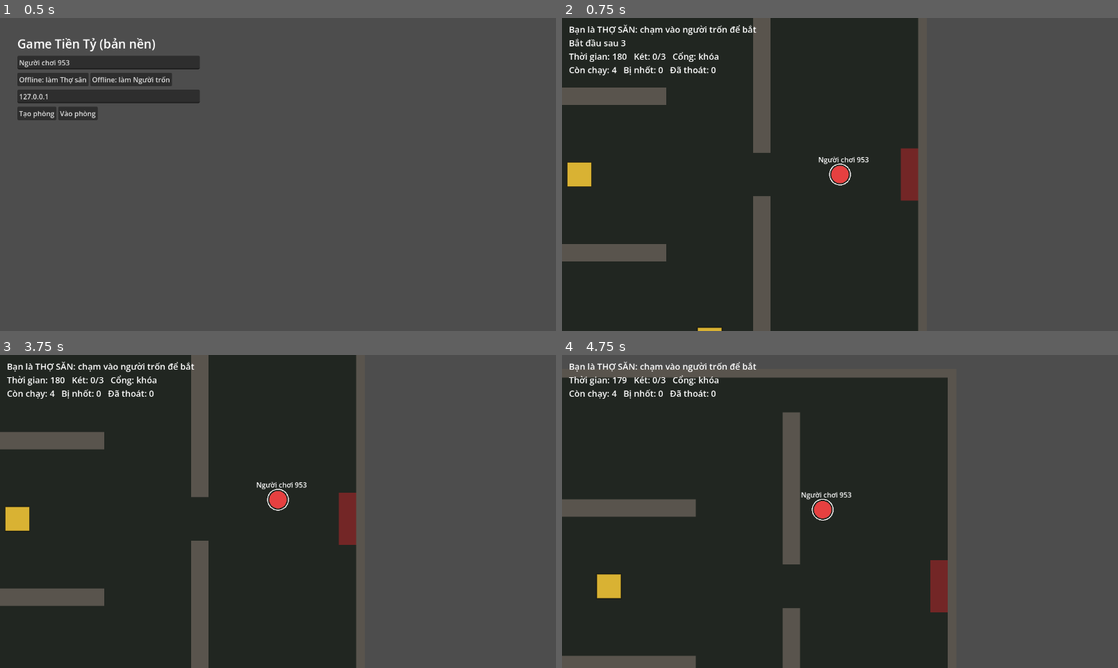
Above: before the commit, frames 1-4 (two rows, left to right).
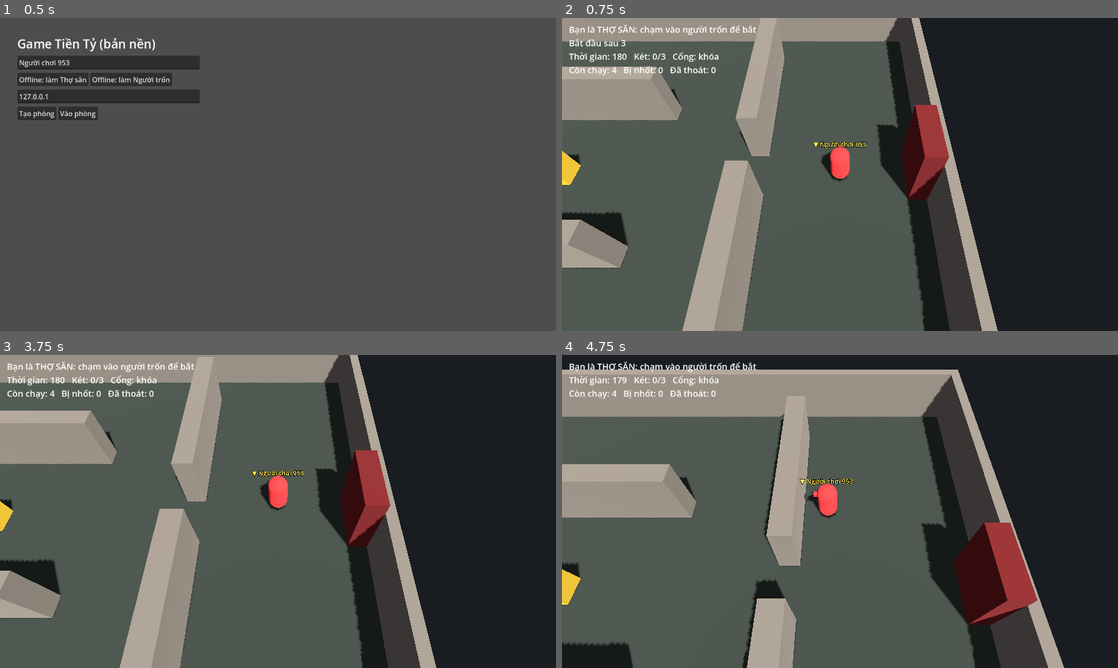
Above: after the commit, the same moments.

Repository: quanace11/gametienty
Game: Godot game, scene res://main.tscn
Two runs of this game, one before a commit and one after it. Both use one fixed random seed, a clock stepped at 60 frames per second and the inputs below.
Inputs:
- Up to frame 1 (0.5 s): no input
- Up to frame 2 (0.75 s): click "Offline: làm Thợ săn" at 0.5 s
- Up to frame 3 (3.75 s): tap Enter at 1.25, 2.75 s; hold D (move_right) 1.28-2.03 s; tap E (interact) at 1.35, 2.3, 2.85, 3.6 s; tap Space at 1.52, 2, 2.27, 3.5 s; hold S (move_down) 2.03-2.78 s; tap Shift (dash) at 2.1 s; hold D (move_right) 2.78-3.53 s; hold W (move_up) from 3.53 s (still down)
- Up to frame 4 (4.75 s): tap Space at 3.77, 4.52 s; release W (move_up) at 4.28 s; hold A (move_left) from 4.28 s (still down); tap Shift (dash) at 4.35 s; tap E (interact) at 4.55 s

Frame 1 is identical in both runs. In frame 2, 95% of the frame differs, in the area x 0-100%, y 0-100%; in frame 3, 95%; in frame 4, 95%.

Commit message:
Chuyen sang 3D, them CI kiem tra offline + online, tai lieu kien truc
Co-Authored-By: Claude Opus 5.5 (1M context) <noreply@anthropic.com>
Claude-Session: https://claude.ai/code/session_01PZHPhokRVwCGpRS8Jn3sKo

Diff:
--- a/AI/bot_input_source.gd
+++ b/AI/bot_input_source.gd
@@ -1,12 +1,14 @@
 class_name BotInputSource
 extends InputSource
-## Bot đơn giản, thay chỗ bàn phím. Chưa có NavMesh: đi thẳng tới mục tiêu,
+## Bot đơn giản, thay chỗ bàn phím. Làm việc trên mặt phẳng sàn (x, z):
+## get_move().x = trục x, get_move().y = trục z của thế giới.
+## Chưa có NavMesh: đi thẳng tới mục tiêu,
 ## kẹt tường thì rẽ ngẫu nhiên một lúc.
 ## Thợ săn: đuổi người trốn gần nhất. Người trốn: tới két chưa mở gần nhất
 ## đứng mở, cổng mở thì chạy ra cổng, thợ săn lại gần thì né.
 
-const FLEE_DIST := 180.0
-const ARRIVE_DIST := 8.0
+const FLEE_DIST := 3.6 # mét
+const ARRIVE_DIST := 1.2
 const STUCK_CHECK := 0.5
 const DETOUR_TIME := 0.8
 
@@ -27,29 +29,30 @@
 	if entity == null or entity.is_out() or rules == null or not rules.is_playing():
 		return
 
-	var target := entity.position
+	var me := entity.flat_position()
+	var target := me
 	if entity.is_hunter():
-		target = _nearest(_active_escapees().map(func(e: EntityBase) -> Vector2: return e.position), target)
+		target = _nearest(_active_escapees().map(func(e: EntityBase) -> Vector2: return e.flat_position()), target)
 	elif rules.gate_open:
 		target = _nearest(_positions(GameTypes.GROUP_EXIT_GATES), target)
 	else:
 		var safes := entity.get_tree().get_nodes_in_group(GameTypes.GROUP_SAFES).filter(
 			func(s: Interactable) -> bool: return rules.safe_progress.get(s.interactable_id, 1.0) < 1.0)
-		target = _nearest(safes.map(func(s: Node2D) -> Vector2: return s.global_position), target)
+		target = _nearest(safes.map(func(s: Node3D) -> Vector2: return _flat(s.global_position)), target)
 
-	var to_target := target - entity.position
+	var to_target := target - me
 	var dir := to_target.normalized() if to_target.length() > ARRIVE_DIST else Vector2.ZERO
 	if not entity.is_hunter():
 		for e: EntityBase in _hunters():
-			if entity.position.distance_to(e.position) < FLEE_DIST:
-				dir = (dir + (entity.position - e.position).normalized() * 1.5).normalized()
+			if me.distance_to(e.flat_position()) < FLEE_DIST:
+				dir = (dir + (me - e.flat_position()).normalized() * 1.5).normalized()
 
 	_check_timer += delta
 	if _check_timer >= STUCK_CHECK:
-		if dir != Vector2.ZERO and _detour_time <= 0.0 and entity.position.distance_to(_last_pos) < 15.0:
+		if dir != Vector2.ZERO and _detour_time <= 0.0 and me.distance_to(_last_pos) < 0.3:
 			_detour_time = DETOUR_TIME
 			_detour_dir = dir.rotated(randf_range(PI / 2.0, PI * 1.5))
-		_last_pos = entity.position
+		_last_pos = me
 		_check_timer = 0.0
 	if _detour_time > 0.0:
 		_detour_time -= delta
@@ -70,14 +73,18 @@
 
 
 func _positions(group: StringName) -> Array:
-	return entity.get_tree().get_nodes_in_group(group).map(func(n: Node2D) -> Vector2: return n.global_position)
+	return entity.get_tree().get_nodes_in_group(group).map(func(n: Node3D) -> Vector2: return _flat(n.global_position))
+
+
+func _flat(v: Vector3) -> Vector2:
+	return Vector2(v.x, v.z)
 
 
 func _nearest(points: Array, fallback: Vector2) -> Vector2:
 	var best := fallback
 	var best_d := INF
 	for p: Vector2 in points:
-		var d := entity.position.distance_to(p)
+		var d := entity.flat_position().distance_to(p)
 		if d < best_d:
 			best_d = d
 			best = p
--- a/Core/event_bus.gd
+++ b/Core/event_bus.gd
@@ -20,5 +20,5 @@
 
 # --- Nhóm 2: cục bộ ---
 ## Tiếng động cho AI "nghe": bước chân, va chạm, fail QTE...
-signal noise_made(position: Vector2, loudness: float)
-signal qte_failed(safe_id: int, position: Vector2)
+signal noise_made(position: Vector3, loudness: float)
+signal qte_failed(safe_id: int, position: Vector3)
--- a/Core/interfaces/entity_base.gd
+++ b/Core/interfaces/entity_base.gd
@@ -1,5 +1,5 @@
 class_name EntityBase
-extends CharacterBody2D
+extends CharacterBody3D
 ## Hợp đồng cho mọi nhân vật trong trận (người và bot, thợ săn và người trốn).
 ## Module Player kế thừa và cài đặt chi tiết. Core chỉ gọi các hàm dưới đây.
 
@@ -11,7 +11,7 @@
 
 
 ## Lớp con override thì phải gọi super(...).
-func setup(id: int, p_role: GameTypes.Role, p_name: String, pos: Vector2, local: bool) -> void:
+func setup(id: int, p_role: GameTypes.Role, p_name: String, pos: Vector3, local: bool) -> void:
 	peer_id = id
 	role = p_role
 	display_name = p_name
@@ -28,6 +28,7 @@
 
 
 ## Server gói trạng thái hiển thị gửi xuống client (vị trí, hướng, anim...).
+## Giữ gói nhỏ: gửi 20 lần/giây cho mỗi nhân vật.
 func get_snapshot() -> Variant:
 	return position
 
@@ -55,6 +56,11 @@
 	return GameTypes.is_out(state)
 
 
+## Vị trí trên mặt phẳng sàn (x, z), dùng cho khoảng cách, bot, minimap.
+func flat_position() -> Vector2:
+	return Vector2(global_position.x, global_position.z)
+
+
 func _on_any_state_changed(id: int, _old: GameTypes.PlayerState, new_state: GameTypes.PlayerState) -> void:
 	if id == peer_id:
 		state = new_state
--- a/Core/interfaces/input_source.gd
+++ b/Core/interfaces/input_source.gd
@@ -19,9 +19,17 @@
 	pass
 
 
-## Hướng di chuyển, độ dài tối đa 1.
+## Hướng di chuyển trên cần analog / WASD, độ dài tối đa 1.
+## x: trái/phải, y: lên/xuống màn hình (y âm = đi tới). Nhân vật tự xoay
+## theo get_aim_yaw() để ra hướng trong thế giới 3D.
 func get_move() -> Vector2:
 	return Vector2.ZERO
+
+
+## Góc xoay camera quanh trục Y (radian). Camera cố định thì luôn 0.
+## Có sẵn trong gói input gửi lên server để sau này xoay camera không phải sửa mạng.
+func get_aim_yaw() -> float:
+	return 0.0
 
 
 func is_pressed(_action: StringName) -> bool:
--- a/Core/interfaces/interactable.gd
+++ b/Core/interfaces/interactable.gd
@@ -1,5 +1,5 @@
 class_name Interactable
-extends Area2D
+extends Area3D
 ## Vật thể tương tác (két, cổng, nhà tù...). Luật chạy trên server: mỗi physics
 ## frame khi trận đang chơi, interact_tick() nhận các nhân vật đang đứng trong
 ## vùng và thỏa can_interact(). Lớp con override _ready() thì phải gọi super().
--- a/Core/interfaces/map_base.gd
+++ b/Core/interfaces/map_base.gd
@@ -1,15 +1,15 @@
 class_name MapBase
-extends Node2D
+extends Node3D
 ## Hợp đồng cho bản đồ. Bản đồ tự tạo tường, két (Interactable có
 ## interactable_id = 0, 1, 2...), cổng, nhà tù và gắn group trong GameTypes.
 
 
-func get_hunter_spawn() -> Vector2:
-	return Vector2.ZERO
+func get_hunter_spawn() -> Vector3:
+	return Vector3.ZERO
 
 
-func get_escapee_spawns() -> Array[Vector2]:
-	return [Vector2.ZERO]
+func get_escapee_spawns() -> Array[Vector3]:
+	return [Vector3.ZERO]
 
 
 func get_safe_count() -> int:
--- a/Core/main.gd
+++ b/Core/main.gd
@@ -17,7 +17,7 @@
 
 var args := {}
 var match_time := 180.0
-var current_match: Node2D
+var current_match: Node3D
 var menu: CanvasLayer
 
 
--- a/Core/match/match.gd
+++ b/Core/match/match.gd
@@ -1,4 +1,4 @@
-extends Node2D
+extends Node3D
 ## Một trận đấu: dựng bản đồ, tạo nhân vật, chuyển input lên server và
 ## vị trí xuống client. Luật nằm ở GameState/MatchRules và trong các module.
 
@@ -22,7 +22,7 @@
 	add_child(map)
 	GameState.begin(info, map.get_safe_count())
 
-	var entities_node := Node2D.new()
+	var entities_node := Node3D.new()
 	entities_node.name = "Entities"
 	add_child(entities_node)
 	var roles: Dictionary = info["roles"]
@@ -39,11 +39,6 @@
 		e.setup(id, roles[id], info["names"][id], pos, id == _my_id)
 		entities_node.add_child(e)
 		entities[id] = e
-		if id == _my_id:
-			var cam := Camera2D.new()
-			cam.position_smoothing_enabled = true
-			e.add_child(cam)
-			cam.make_current()
 
 	if entities.has(_my_id):
 		_local_input = load(ModuleRegistry.BOT_INPUT if Net.bot else ModuleRegistry.LOCAL_INPUT).new()
@@ -75,7 +70,7 @@
 		_input_timer -= delta
 		if _input_timer <= 0.0:
 			_input_timer = INPUT_INTERVAL
-			_submit_input.rpc_id(1, _local_input.get_move(), _local_input.get_buttons())
+			_submit_input.rpc_id(1, _local_input.get_move(), _local_input.get_buttons(), _local_input.get_aim_yaw())
 
 	if multiplayer.is_server():
 		for id: int in entities:
@@ -100,13 +95,14 @@
 
 
 @rpc("any_peer", "unreliable_ordered")
-func _submit_input(move: Vector2, buttons: int) -> void:
+func _submit_input(move: Vector2, buttons: int, aim_yaw: float) -> void:
 	if not multiplayer.is_server():
 		return
 	var src = input_sources.get(multiplayer.get_remote_sender_id())
 	if src is NetworkInputSource:
 		src.move = move.limit_length(1.0) # không tin client
 		src.buttons = buttons
+		src.aim_yaw = wrapf(aim_yaw, -PI, PI)
 
 
 @rpc("authority", "unreliable_ordered")
--- a/Core/network/network_input_source.gd
+++ b/Core/network/network_input_source.gd
@@ -4,12 +4,17 @@
 
 var move := Vector2.ZERO
 var buttons := 0
+var aim_yaw := 0.0
 
 
 func get_move() -> Vector2:
 	return move
 
 
+func get_aim_yaw() -> float:
+	return aim_yaw
+
+
 func is_pressed(action: StringName) -> bool:
 	var i := ACTIONS.find(action)
 	return i >= 0 and (buttons & (1 << i)) != 0
--- a/Objects/exit_gate.gd
+++ b/Objects/exit_gate.gd
@@ -2,18 +2,31 @@
 extends Interactable
 ## Cổng thoát: khóa cho tới khi đủ két. Mở rồi thì người trốn bước vào là thoát.
 
-var size := Vector2(40, 120)
+const SIZE := Vector3(0.8, 3.0, 2.4)
+
+var _material: StandardMaterial3D
 
 
 func _ready() -> void:
 	super()
 	add_to_group(GameTypes.GROUP_EXIT_GATES)
-	var shape := CollisionShape2D.new()
-	var rect := RectangleShape2D.new()
-	rect.size = size + Vector2(20, 20)
-	shape.shape = rect
+	var shape := CollisionShape3D.new()
+	var box := BoxShape3D.new()
+	box.size = SIZE + Vector3(0.8, 0, 0.4)
+	shape.shape = box
+	shape.position.y = SIZE.y / 2
 	add_child(shape)
-	EventBus.gate_opened.connect(queue_redraw)
+
+	_material = StandardMaterial3D.new()
+	_material.albedo_color = Color(0.45, 0.15, 0.15)
+	var mesh := BoxMesh.new()
+	mesh.size = SIZE
+	mesh.material = _material
+	var mi := MeshInstance3D.new()
+	mi.mesh = mesh
+	mi.position.y = SIZE.y / 2
+	add_child(mi)
+	EventBus.gate_opened.connect(func() -> void: _material.albedo_color = Color(0.2, 0.85, 0.35))
 
 
 func can_interact(entity: EntityBase) -> bool:
@@ -23,8 +36,3 @@
 func interact_tick(users: Array[EntityBase], _delta: float) -> void:
 	for e in users:
 		GameState.server_set_player_state(e.peer_id, GameTypes.PlayerState.ESCAPED)
-
-
-func _draw() -> void:
-	var open := GameState.rules != null and GameState.rules.gate_open
-	draw_rect(Rect2(-size / 2, size), Color(0.2, 0.85, 0.35) if open else Color(0.45, 0.15, 0.15))
--- a/Objects/maps/test_map.gd
+++ b/Objects/maps/test_map.gd
@@ -1,35 +1,35 @@
 extends MapBase
-## Bản đồ thử 1600x1000. Sau này thay bằng scene vẽ trong editor (TileMap).
+## Bản đồ thử 32 x 20 m, dựng bằng khối hộp. Sau này thay bằng scene dựng
+## trong editor (GridMap / model), giữ nguyên các hàm của MapBase.
 
-const SIZE := Vector2(1600, 1000)
+const SIZE := Vector2(32, 20) # x, z
+const WALL_HEIGHT := 2.5
+## Tường trên mặt sàn: Rect2(x, z, rộng theo x, sâu theo z), đơn vị mét.
 const WALLS := [
 	# Viền
-	Rect2(0, 0, 1600, 20), Rect2(0, 980, 1600, 20),
-	Rect2(0, 0, 20, 1000), Rect2(1580, 0, 20, 1000),
+	Rect2(0, 0, 32, 0.4), Rect2(0, 19.6, 32, 0.4),
+	Rect2(0, 0, 0.4, 20), Rect2(31.6, 0, 0.4, 20),
 	# Chướng ngại
-	Rect2(300, 150, 40, 300), Rect2(300, 600, 40, 250),
-	Rect2(600, 300, 400, 40), Rect2(600, 660, 400, 40),
-	Rect2(1200, 100, 40, 350), Rect2(1200, 550, 40, 350),
+	Rect2(6, 3, 0.8, 6), Rect2(6, 12, 0.8, 5),
+	Rect2(12, 6, 8, 0.8), Rect2(12, 13.2, 8, 0.8),
+	Rect2(24, 2, 0.8, 7), Rect2(24, 11, 0.8, 7),
 ]
-const SAFES := [Vector2(450, 120), Vector2(800, 500), Vector2(1100, 880)]
-const EXIT_GATE := Vector2(1560, 500)
-const HUNTER_SPAWN := Vector2(1400, 500)
-const ESCAPEE_SPAWNS: Array[Vector2] = [Vector2(120, 200), Vector2(120, 400), Vector2(120, 600), Vector2(120, 800)]
+const SAFES := [Vector3(9, 0, 2.6), Vector3(16, 0, 10), Vector3(22, 0, 17.4)]
+const EXIT_GATE := Vector3(31.2, 0, 10)
+const HUNTER_SPAWN := Vector3(28, 0.05, 10)
+const ESCAPEE_SPAWNS: Array[Vector3] = [
+	Vector3(2.4, 0.05, 4), Vector3(2.4, 0.05, 8), Vector3(2.4, 0.05, 12), Vector3(2.4, 0.05, 16),
+]
 
 const SafeScript = preload("res://Objects/safe.gd")
 const ExitGateScript = preload("res://Objects/exit_gate.gd")
 
 
 func _ready() -> void:
+	_add_box(Vector3(SIZE.x / 2, -0.1, SIZE.y / 2), Vector3(SIZE.x, 0.2, SIZE.y), Color(0.22, 0.25, 0.22))
 	for r: Rect2 in WALLS:
-		var body := StaticBody2D.new()
-		var shape := CollisionShape2D.new()
-		var rect := RectangleShape2D.new()
-		rect.size = r.size
-		shape.shape = rect
-		body.position = r.get_center()
-		body.add_child(shape)
-		add_child(body)
+		var center := r.get_center()
+		_add_box(Vector3(center.x, WALL_HEIGHT / 2, center.y), Vector3(r.size.x, WALL_HEIGHT, r.size.y), Color(0.5, 0.47, 0.42))
 	for i in SAFES.size():
 		var safe: Interactable = SafeScript.new()
 		safe.interactable_id = i
@@ -38,21 +38,51 @@
 	var gate: Interactable = ExitGateScript.new()
 	gate.position = EXIT_GATE
 	add_child(gate)
+	_add_lighting()
 
 
-func get_hunter_spawn() -> Vector2:
+func _add_box(center: Vector3, size: Vector3, color: Color) -> void:
+	var body := StaticBody3D.new()
+	body.position = center
+	var shape := CollisionShape3D.new()
+	var box := BoxShape3D.new()
+	box.size = size
+	shape.shape = box
+	body.add_child(shape)
+	var mesh := BoxMesh.new()
+	mesh.size = size
+	var mat := StandardMaterial3D.new()
+	mat.albedo_color = color
+	mesh.material = mat
+	var mi := MeshInstance3D.new()
+	mi.mesh = mesh
+	body.add_child(mi)
+	add_child(body)
+
+
+func _add_lighting() -> void:
+	var sun := DirectionalLight3D.new()
+	sun.rotation_degrees = Vector3(-55, 30, 0)
+	sun.shadow_enabled = true
+	add_child(sun)
+	var env := Environment.new()
+	env.background_mode = Environment.BG_COLOR
+	env.background_color = Color(0.1, 0.11, 0.13)
+	env.ambient_light_source = Environment.AMBIENT_SOURCE_COLOR
+	env.ambient_light_color = Color(0.6, 0.6, 0.65)
+	env.ambient_light_energy = 0.6
+	var world_env := WorldEnvironment.new()
+	world_env.environment = env
+	add_child(world_env)
+
+
+func get_hunter_spawn() -> Vector3:
 	return HUNTER_SPAWN
 
 
-func get_escapee_spawns() -> Array[Vector2]:
+func get_escapee_spawns() -> Array[Vector3]:
 	return ESCAPEE_SPAWNS
 
 
 func get_safe_count() -> int:
 	return SAFES.size()
-
-
-func _draw() -> void:
-	draw_rect(Rect2(Vector2.ZERO, SIZE), Color(0.13, 0.15, 0.13))
-	for r: Rect2 in WALLS:
-		draw_rect(r, Color(0.35, 0.33, 0.3))
--- a/Objects/safe.gd
+++ b/Objects/safe.gd
@@ -1,26 +1,59 @@
 class_name Safe
 extends Interactable
-## Két sắt: người trốn đứng trong vùng để mở. Càng đông mở càng nhanh.
+## Két sắt: người trốn đứng sát két để mở. Càng đông mở càng nhanh.
 ## Chưa có QTE (việc tiếp theo của module Objects).
 
 const UNLOCK_TIME := 4.0 # giây, một người
 const SPEED_BY_COUNT := [0.0, 1.0, 1.5, 2.0] # 0, 1, 2, 3+ người
-const SIZE := Vector2(56, 56)
+const SIZE := Vector3(1.0, 1.2, 1.0)
+const REACH := 0.9 # đứng cách mép két bao xa thì mở được
 
 var _progress := 0.0 # chỉ server dùng
+var _material: StandardMaterial3D
+var _label: Label3D
 
 
 func _ready() -> void:
 	super()
 	add_to_group(GameTypes.GROUP_SAFES)
-	var shape := CollisionShape2D.new()
-	var rect := RectangleShape2D.new()
-	rect.size = SIZE
-	shape.shape = rect
-	add_child(shape)
+
+	var area_shape := CollisionShape3D.new()
+	var area_box := BoxShape3D.new()
+	area_box.size = SIZE + Vector3(REACH * 2, 1.0, REACH * 2)
+	area_shape.shape = area_box
+	area_shape.position.y = SIZE.y / 2
+	add_child(area_shape)
+
+	# Thân két chắn đường như tường.
+	var body := StaticBody3D.new()
+	var body_shape := CollisionShape3D.new()
+	var body_box := BoxShape3D.new()
+	body_box.size = SIZE
+	body_shape.shape = body_box
+	body_shape.position.y = SIZE.y / 2
+	body.add_child(body_shape)
+	add_child(body)
+
+	_material = StandardMaterial3D.new()
+	_material.albedo_color = Color(0.85, 0.7, 0.2)
+	var mesh := BoxMesh.new()
+	mesh.size = SIZE
+	mesh.material = _material
+	var mi := MeshInstance3D.new()
+	mi.mesh = mesh
+	mi.position.y = SIZE.y / 2
+	add_child(mi)
+
+	_label = Label3D.new()
+	_label.billboard = BaseMaterial3D.BILLBOARD_ENABLED
+	_label.position.y = SIZE.y + 0.5
+	_label.font_size = 48
+	add_child(_label)
+
 	EventBus.safe_progress_changed.connect(func(id: int, _p: float) -> void:
 		if id == interactable_id:
-			queue_redraw())
+			_refresh())
+	_refresh()
 
 
 func can_interact(entity: EntityBase) -> bool:
@@ -35,12 +68,12 @@
 	GameState.server_set_safe_progress(interactable_id, _progress)
 
 
-func _draw() -> void:
+func _refresh() -> void:
 	var p := 0.0
 	if GameState.rules:
 		p = GameState.rules.safe_progress.get(interactable_id, 0.0)
-	var r := Rect2(-SIZE / 2, SIZE)
-	draw_rect(r, Color(0.2, 0.75, 0.35) if p >= 1.0 else Color(0.85, 0.7, 0.2))
-	draw_rect(r, Color(0, 0, 0, 0.5), false, 2)
-	if p > 0.0 and p < 1.0:
-		draw_rect(Rect2(r.position + Vector2(0, -12), Vector2(SIZE.x * p, 6)), Color.WHITE)
+	if p >= 1.0:
+		_material.albedo_color = Color(0.2, 0.75, 0.35)
+		_label.text = "Đã mở"
+	else:
+		_label.text = "Két %d%%" % roundi(p * 100)
--- /dev/null
+++ b/Player/follow_camera.gd
@@ -0,0 +1,20 @@
+extends Camera3D
+## Camera nhìn chéo từ trên xuống, bám theo nhân vật của máy này.
+## Không xoay theo nhân vật (top_level). Muốn camera xoay thì trả góc qua
+## LocalInputSource.get_aim_yaw() để server tính hướng đi cho đúng.
+
+const OFFSET := Vector3(0, 11, 7)
+const FOLLOW_SPEED := 8.0
+
+
+func _ready() -> void:
+	top_level = true
+	fov = 55
+	global_position = get_parent().global_position + OFFSET
+	look_at(get_parent().global_position)
+	make_current()
+
+
+func _process(delta: float) -> void:
+	var target: Vector3 = get_parent().global_position + OFFSET
+	global_position = global_position.lerp(target, minf(1.0, delta * FOLLOW_SPEED))
--- a/Player/player_character.gd
+++ b/Player/player_character.gd
@@ -1,43 +1,91 @@
 class_name PlayerCharacter
 extends EntityBase
-## Nhân vật mặc định: di chuyển 8 hướng, thợ săn chạm là bắt.
+## Nhân vật mặc định (3D): di chuyển 8 hướng trên mặt sàn, có trọng lực,
+## quay mặt theo hướng chạy, thợ săn chạm là bắt.
 ## Bản nền: chạm là nhốt luôn. Sau này thay bằng đánh -> DOWNED -> vác -> nhà tù.
+## Hình dạng tạm là khối capsule; thay bằng model + AnimationTree sau.
 
-const HUNTER_SPEED := 240.0
-const ESCAPEE_SPEED := 210.0
-const HUNTER_RADIUS := 20.0
-const ESCAPEE_RADIUS := 16.0 # người trốn chậm hơn nhưng hitbox nhỏ hơn
-const CATCH_DIST := 42.0
+const HUNTER_SPEED := 4.8 # m/s
+const ESCAPEE_SPEED := 4.2
+const HUNTER_RADIUS := 0.4
+const ESCAPEE_RADIUS := 0.32 # người trốn chậm hơn nhưng hitbox nhỏ hơn
+const HEIGHT := 1.7
+const CATCH_DIST := 0.9
+const GRAVITY := 20.0
+const TURN_SPEED := 12.0
 const LERP_SPEED := 15.0
 
-var _target_pos := Vector2.ZERO
+const HUNTER_COLOR := Color(0.9, 0.25, 0.25)
+const ESCAPEE_COLOR := Color(0.3, 0.6, 1.0)
+const OUT_COLOR := Color(0.45, 0.45, 0.45)
+
+var _target_pos := Vector3.ZERO
+var _target_yaw := 0.0
+var _body_mesh: MeshInstance3D
+var _material: StandardMaterial3D
 
 
-func setup(id: int, p_role: GameTypes.Role, p_name: String, pos: Vector2, local: bool) -> void:
+func setup(id: int, p_role: GameTypes.Role, p_name: String, pos: Vector3, local: bool) -> void:
 	super(id, p_role, p_name, pos, local)
 	_target_pos = pos
 	collision_layer = 2 # nhân vật
-	collision_mask = 1 # chỉ va vào tường, không chặn nhau
-	var shape := CollisionShape2D.new()
-	var circle := CircleShape2D.new()
-	circle.radius = _radius()
-	shape.shape = circle
+	collision_mask = 1 # chỉ va vào tường/sàn, không chặn nhau
+	_build_body()
+	if local:
+		add_child(load("res://Player/follow_camera.gd").new())
+
+
+func _build_body() -> void:
+	var shape := CollisionShape3D.new()
+	var capsule := CapsuleShape3D.new()
+	capsule.radius = _radius()
+	capsule.height = HEIGHT
+	shape.shape = capsule
+	shape.position.y = HEIGHT / 2.0 # gốc nhân vật ở dưới chân
 	add_child(shape)
-	var label := Label.new()
-	label.text = p_name
-	label.position = Vector2(-50, -_radius() - 26)
-	label.size = Vector2(100, 20)
-	label.horizontal_alignment = HORIZONTAL_ALIGNMENT_CENTER
+
+	_material = StandardMaterial3D.new()
+	_material.albedo_color = HUNTER_COLOR if is_hunter() else ESCAPEE_COLOR
+	var mesh := CapsuleMesh.new()
+	mesh.radius = _radius()
+	mesh.height = HEIGHT
+	mesh.material = _material
+	_body_mesh = MeshInstance3D.new()
+	_body_mesh.mesh = mesh
+	_body_mesh.position.y = HEIGHT / 2.0
+	add_child(_body_mesh)
+
+	# Mũi nhỏ phía trước để thấy hướng nhìn.
+	var nose := MeshInstance3D.new()
+	var nose_mesh := BoxMesh.new()
+	nose_mesh.size = Vector3(0.15, 0.15, 0.3)
+	nose_mesh.material = _material
+	nose.mesh = nose_mesh
+	nose.position = Vector3(0, HEIGHT * 0.25, -_radius())
+	_body_mesh.add_child(nose)
+
+	var label := Label3D.new()
+	label.text = ("▼ " if is_local else "") + display_name
+	label.billboard = BaseMaterial3D.BILLBOARD_ENABLED
+	label.position.y = HEIGHT + 0.4
+	label.font_size = 48
+	label.modulate = Color(1, 0.9, 0.3) if is_local else Color.WHITE
 	add_child(label)
 
 
-func server_move(input: InputSource, _delta: float) -> void:
+func server_move(input: InputSource, delta: float) -> void:
 	if is_out():
-		velocity = Vector2.ZERO
+		velocity = Vector3.ZERO
 		return
 	var speed := HUNTER_SPEED if is_hunter() else ESCAPEE_SPEED
-	velocity = input.get_move().limit_length(1.0) * speed
+	var move := input.get_move().limit_length(1.0)
+	var dir := Vector3(move.x, 0, move.y).rotated(Vector3.UP, input.get_aim_yaw())
+	velocity.x = dir.x * speed
+	velocity.z = dir.z * speed
+	velocity.y = 0.0 if is_on_floor() else velocity.y - GRAVITY * delta
 	move_and_slide()
+	if dir.length_squared() > 0.01:
+		rotation.y = lerp_angle(rotation.y, atan2(-dir.x, -dir.z), minf(1.0, delta * TURN_SPEED))
 	if is_hunter():
 		_try_catch()
 
@@ -47,31 +95,30 @@
 		var e := node as EntityBase
 		if e == self or e.is_hunter() or e.is_out():
 			continue
-		if position.distance_to(e.position) < CATCH_DIST:
+		if flat_position().distance_to(e.flat_position()) < CATCH_DIST:
 			GameState.server_set_player_state(e.peer_id, GameTypes.PlayerState.IMPRISONED)
 
 
+func get_snapshot() -> Variant:
+	return [position, rotation.y]
+
+
 func apply_snapshot(data: Variant) -> void:
-	_target_pos = data
+	_target_pos = data[0]
+	_target_yaw = data[1]
 
 
 func client_update(delta: float) -> void:
-	position = position.lerp(_target_pos, minf(1.0, delta * LERP_SPEED))
+	var t := minf(1.0, delta * LERP_SPEED)
+	position = position.lerp(_target_pos, t)
+	rotation.y = lerp_angle(rotation.y, _target_yaw, t)
 
 
 func _on_state_changed(new_state: GameTypes.PlayerState) -> void:
 	visible = new_state != GameTypes.PlayerState.ESCAPED
-	queue_redraw()
+	if new_state == GameTypes.PlayerState.IMPRISONED:
+		_material.albedo_color = OUT_COLOR
 
 
 func _radius() -> float:
 	return HUNTER_RADIUS if is_hunter() else ESCAPEE_RADIUS
-
-
-func _draw() -> void:
-	var col := Color(0.9, 0.25, 0.25) if is_hunter() else Color(0.3, 0.6, 1.0)
-	if state == GameTypes.PlayerState.IMPRISONED:
-		col = Color(0.45, 0.45, 0.45, 0.6)
-	draw_circle(Vector2.ZERO, _radius(), col)
-	if is_local:
-		draw_arc(Vector2.ZERO, _radius() + 4, 0, TAU, 32, Color.WHITE, 2)
Not shown, added: Player/follow_camera.gd.uid
Binary file changed: docs/screenshot.png
Not shown, added: .github/workflows/ci.yml
Not shown, changed: CLAUDE.md
Not shown, added: docs/KIEN_TRUC.md
Not shown, added: tools/smoke_test.sh
